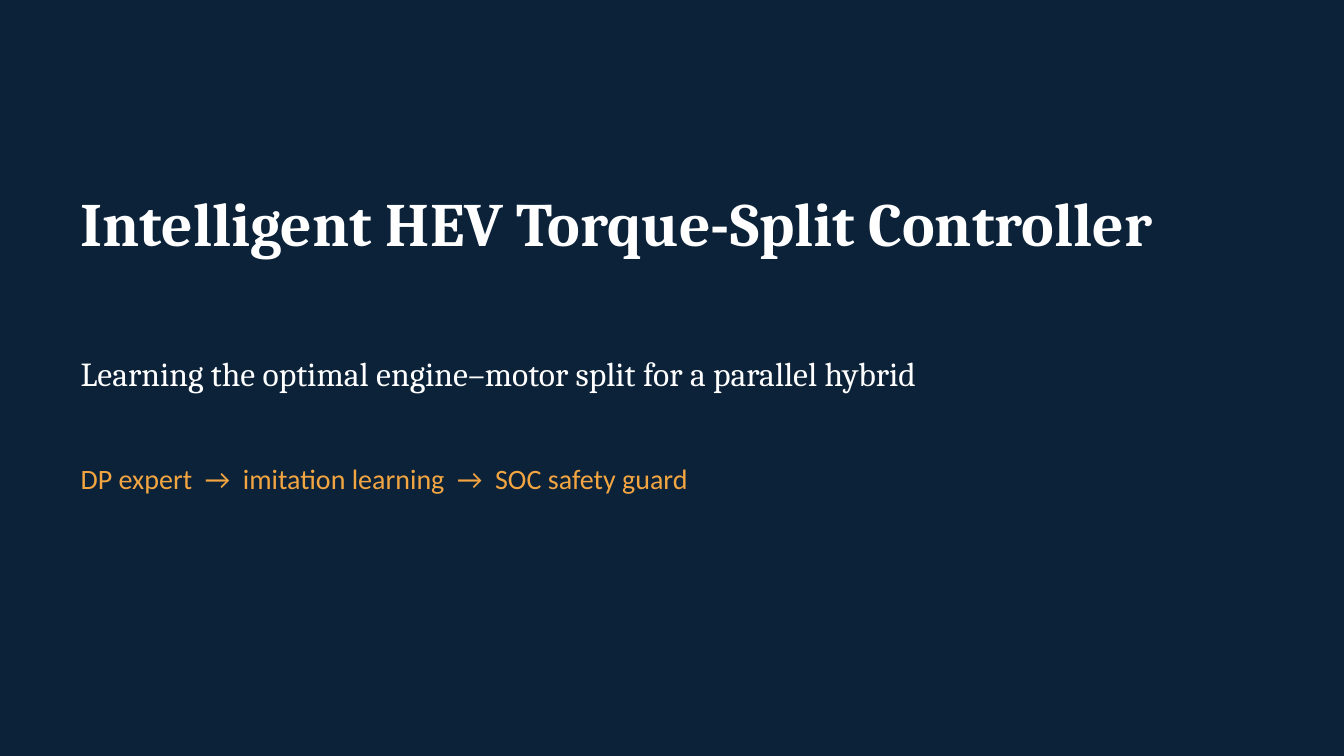
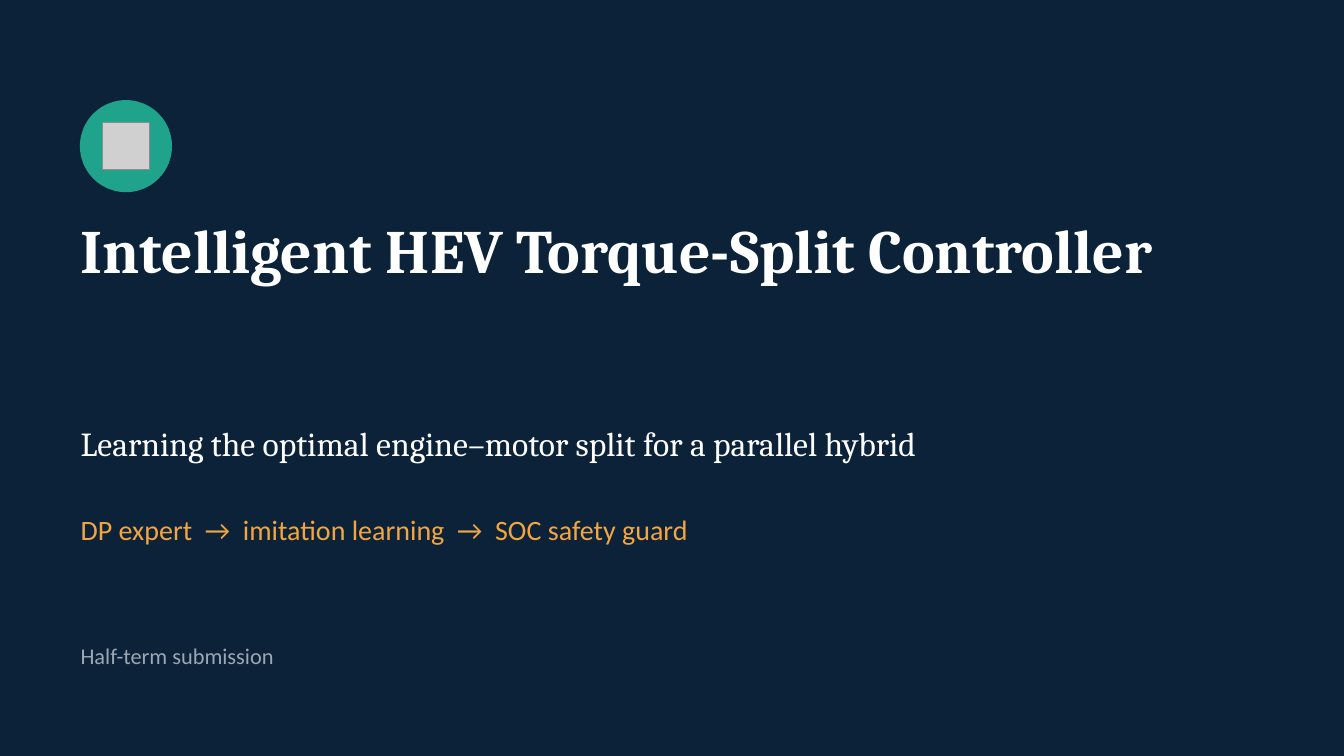
Before and after one commit to Uchihakamal1816/hev-torque-split-drl, a slide deck: slide 1 of HEV_Torque_Split_RL.pptx. Drawn at 1344x756 pixels with LibreOffice and Linux fonts; fonts in the diff are those of the drawing; grey boxes stand for pictures. Boxes give left, top, right and bottom in pixels: in the first picture for what was removed or moved away, otherwise in the second. Text is boxed around its words. In the diff, an @@ line names an element or a change of style, - is before the commit and + after.

```diff
--- a/HEV_Torque_Split_RL.pptx
+++ b/HEV_Torque_Split_RL.pptx
@@ ellipse added at (81,101,171,192), fill #1FA38A, outline #1FA38A 1 pt @@
@@ picture added at (103,123,150,170) @@
@@ text "Intelligent HEV Torque-Split Controller": place and size @@
-text "Intelligent HEV Torque-Split Controller" at (81,203,1152,260)
+text "Intelligent HEV Torque-Split Controller" at (81,230,1152,287)
@@ text "Intelligent HEV Torque-Split Controller" at (81,230,1152,287): vertical alignment middle to top @@
@@ text "Learning the optimal engine–motor split ...": place and size @@
-text "Learning the optimal engine–motor split ..." at (81,362,916,394)
+text "Learning the optimal engine–motor split ..." at (81,432,916,464)
@@ text "DP expert → imitation learning ...": place and size @@
-text "DP expert → imitation learning ..." at (81,469,687,494)
+text "DP expert → imitation learning ..." at (81,520,687,545)
@@ text added at (81,648,273,664), 16 pt, text #9AA8B5 @@
+Half-term submission
```
Also in this commit, not shown: 8 other slides changed, 3 slides added, 6 slides removed, 1 other file.
